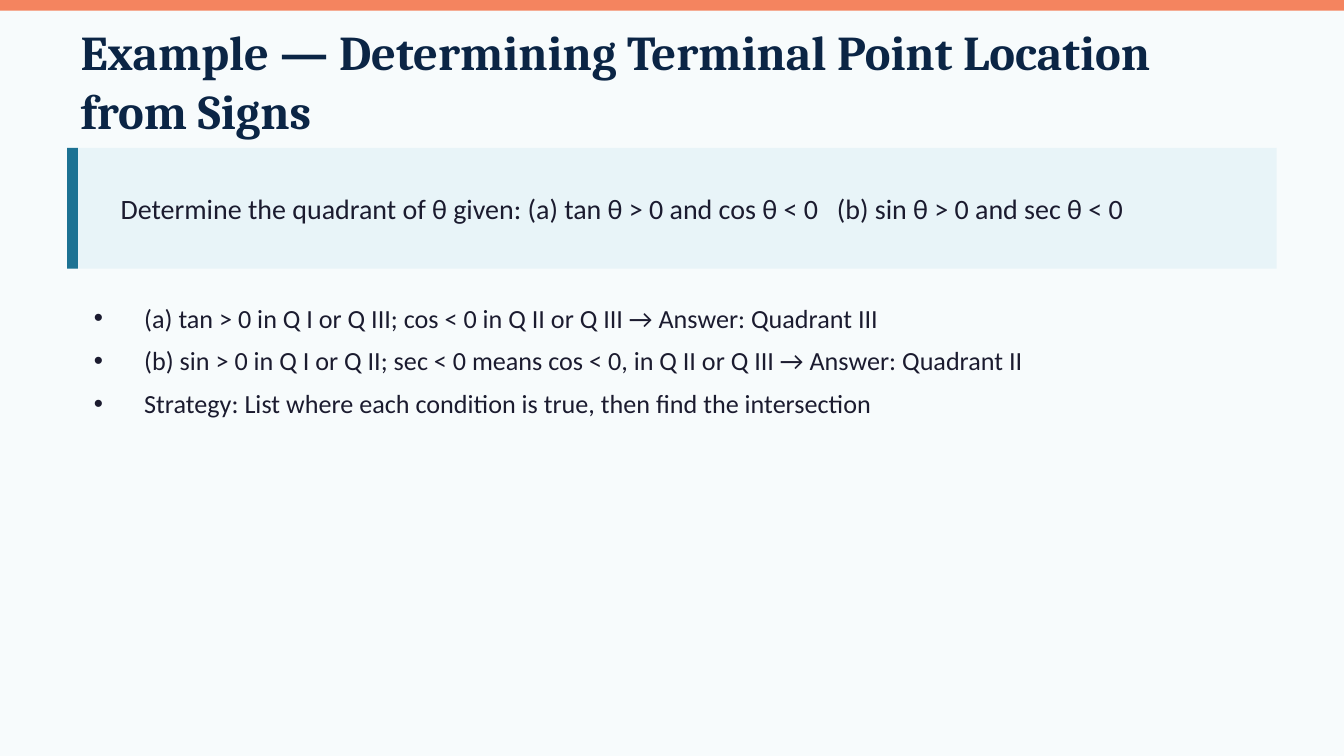
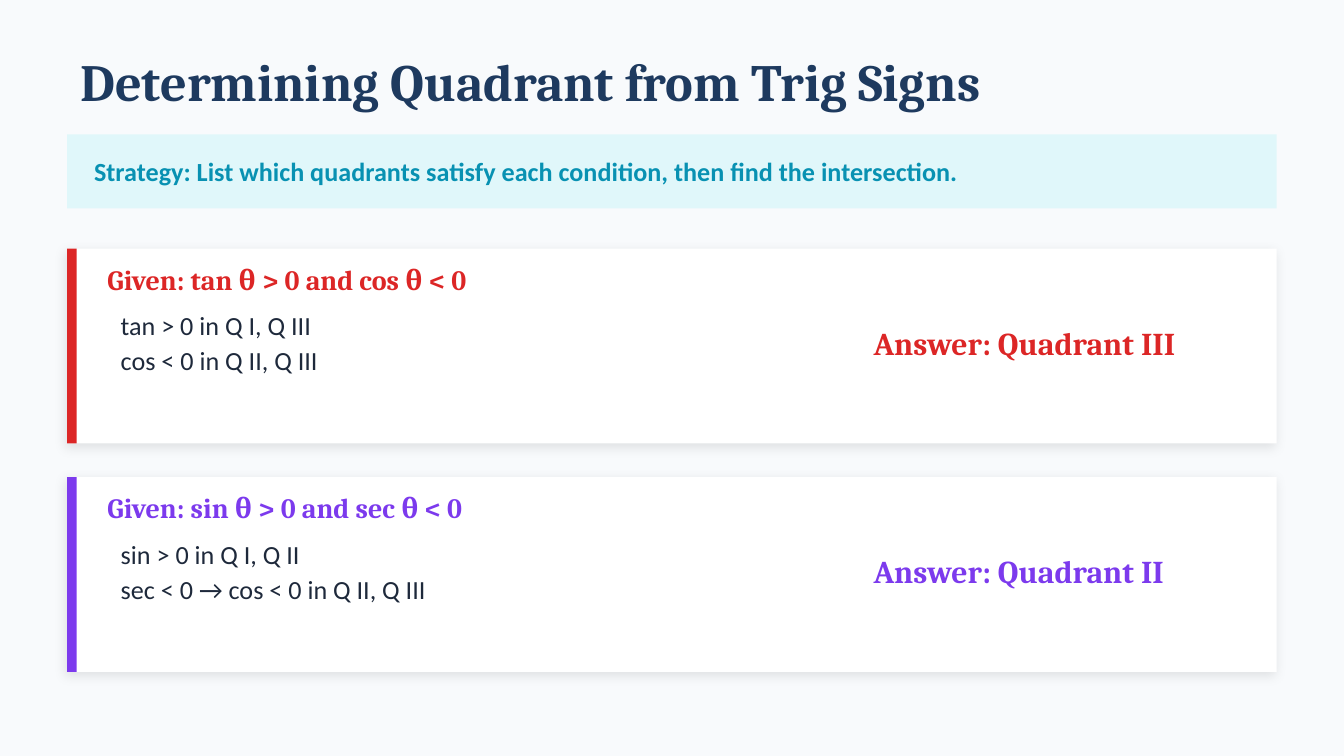
Before and after one commit to andrewhvolk/andrewhvolk.github.io, a slide deck: slide 11 of slides/Math130Unit3B.pptx (slide 14 before the commit). Drawn at 1344x756 pixels with LibreOffice and Linux fonts; fonts in the diff are those of the drawing. Boxes give left, top, right and bottom in pixels: in the first picture for what was removed or moved away, otherwise in the second. Text is boxed around its words. In the diff, an @@ line names an element or a change of style, - is before the commit and + after.

```diff
--- a/slides/Math130Unit3B.pptx
+++ b/slides/Math130Unit3B.pptx
@@ background #F7FBFC to #F8FAFC @@
@@ rectangle removed at [0, 0, 1344, 11] @@
@@ text at [81, 64, 980, 113]: text changed; size 26 to 28 pt; text colour #0B2545 to #1E3A5F @@
-Example — Determining Terminal Point Location from Signs
+Determining Quadrant from Trig Signs
@@ rectangle: place and size @@
-rectangle at [67, 148, 1277, 269]
+rectangle at [67, 134, 1277, 208]
@@ rectangle at [67, 134, 1277, 208]: fill #E8F4F8 to #E0F7FA @@
@@ rectangle removed at [67, 148, 78, 269] @@
@@ text added at [94, 162, 957, 186], 14 pt, text #0891B2, bold @@
+Strategy: List which quadrants satisfy each condition, then find the intersection.
@@ rectangle added at [67, 249, 1277, 444], fill #FFFFFF @@
@@ rectangle added at [67, 249, 77, 444], fill #DC2626 @@
@@ text at [107, 268, 466, 291]: text changed; font Calibri to Cambria; text colour #1B1B2F to #DC2626; bold on @@
-Determine the quadrant of θ given: (a) tan θ > 0 and cos θ < 0 (b) sin θ > 0 and sec θ < 0
+Given: tan θ > 0 and cos θ < 0
@@ text added at [121, 317, 318, 374], 14 pt, text #1E293B @@
+tan > 0 in Q I, Q III
+cos < 0 in Q II, Q III
@@ text removed at [144, 309, 1022, 418] @@
-• (a) tan > 0 in Q I or Q III; cos < 0 in Q II or Q III → Answer: Quadrant III
-• (b) sin > 0 in Q I or Q II; sec < 0 means cos < 0, in Q II or Q III → Answer: Quadrant II
-• Strategy: List where each condition is true, then find the intersection
@@ text added at [874, 333, 1175, 361], 17 pt, text #DC2626, bold @@
+Answer: Quadrant III
@@ rectangle added at [67, 477, 1277, 672], fill #FFFFFF @@
@@ rectangle added at [67, 477, 77, 672], fill #7C3AED @@
@@ text added at [107, 496, 462, 519], 15 pt, text #7C3AED, bold @@
+Given: sin θ > 0 and sec θ < 0
@@ text added at [121, 546, 426, 603], 14 pt, text #1E293B @@
+sin > 0 in Q I, Q II
+sec < 0 → cos < 0 in Q II, Q III
@@ text added at [874, 561, 1164, 589], 17 pt, text #7C3AED, bold @@
+Answer: Quadrant II
```
Also in this commit, not shown: 12 other slides changed, 8 slides added, 8 slides removed, 8 other files.
